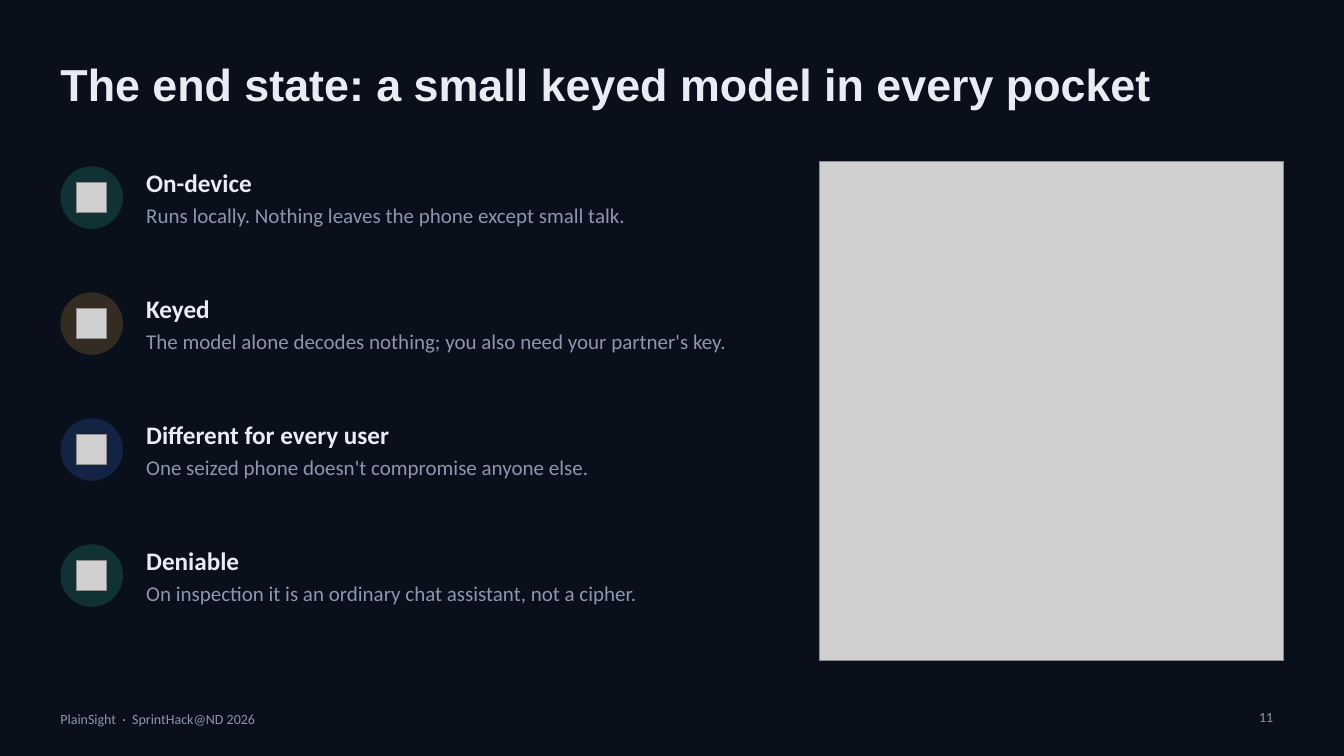
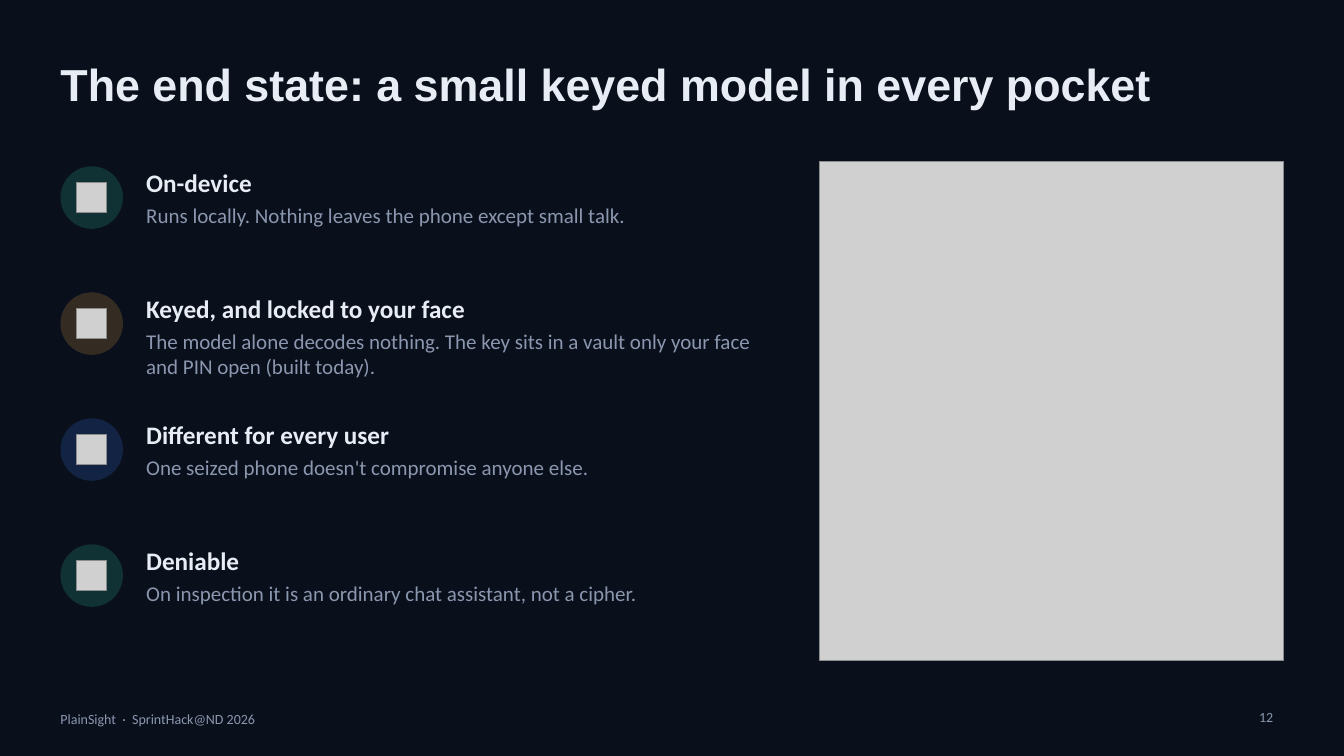
Before and after one commit to LemonPrism/SprintHack-ND, a slide deck: slide 12 of deck/PlainSight.pptx (slide 11 before the commit). Drawn at 1344x756 pixels with LibreOffice and Linux fonts; fonts in the diff are those of the drawing; grey boxes stand for pictures. Boxes give left, top, right and bottom in pixels: in the first picture for what was removed or moved away, otherwise in the second. Text is boxed around its words. In the diff, an @@ line names an element or a change of style, - is before the commit and + after.

```diff
--- a/deck/PlainSight.pptx
+++ b/deck/PlainSight.pptx
@@ text at [146, 300, 465, 322]: text changed @@
-Keyed
+Keyed, and locked to your face
@@ text at [146, 334, 749, 378]: text changed @@
-The model alone decodes nothing; you also need your partner's key.
+The model alone decodes nothing. The key sits in a vault only your face and PIN open (built today).
@@ page number at [1259, 713, 1273, 722]: text changed @@
-11
+12
```
Also in this commit, not shown: 3 other slides changed, 1 slide added, 2 other files.
